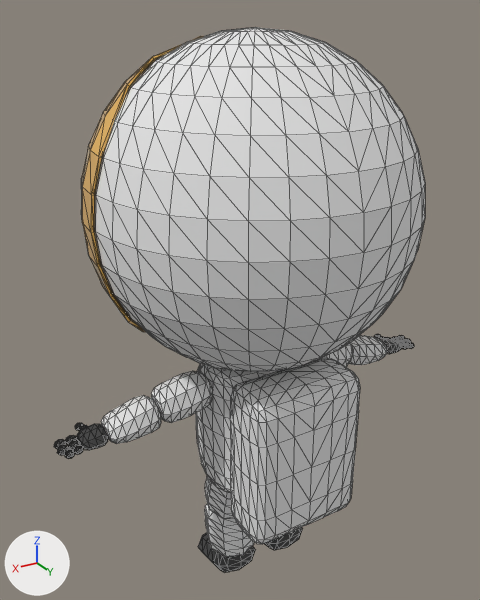
Two versions of the glTF model models/Chibinaut.glb, one commit apart.
One viewpoint serves both versions: a 50 mm lens placed at (1.28, 2.02, 2.3), pointed at (0.02, -0.09, 1.24). Every picture has the same lights, and +X, +Y and +Z are marked at lower left. Mesh edges are drawn as thin lines. Vertices at the same position are counted once.
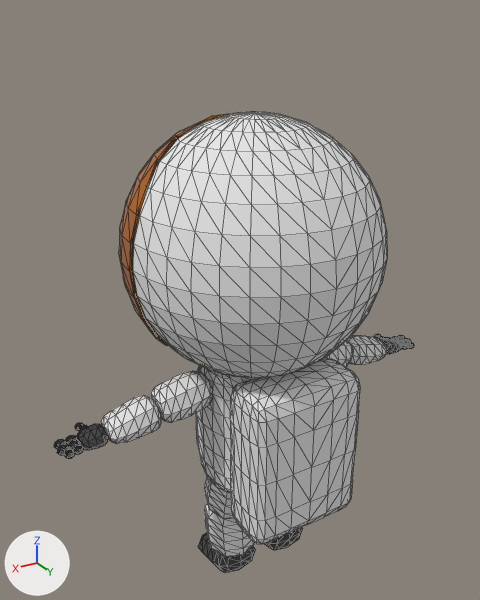
The newer file is also rescaled (x0.706) as a whole; pictures and numbers use the older file's frame.

The change, as a list of edits to the scene's bpy script:
```text
Change mat_glass:
    mat_glass.base_color: (0.8, 0.456, 0.101) -> (0.416, 0.11, 0.0)  # orange #e7b459 -> brown #ad5d00
Change me_sphere_001:
    where me_sphere_001.from_pydata(...)  # 834 vertices, 1682 faces; spans x -0.626..0.626, y -0.638..0.599, z 1.036..2.258
    used by ob_sphere_001; location = (0.0, 0.0, 0.0)
    me_sphere_001 part 1: the whole mesh is scaled about its middle by 0.807, then moved by (0.0, 0.004, -0.158)
```

What differs and where, as boxes (x1, y1, x2, y2) in the pictures (480 x 600 px):
'Sphere.001', recoloured, mesh rescaled (22% narrower, 23% shorter)
    before: (81, 27, 425, 372)
    after: (119, 112, 387, 378)
